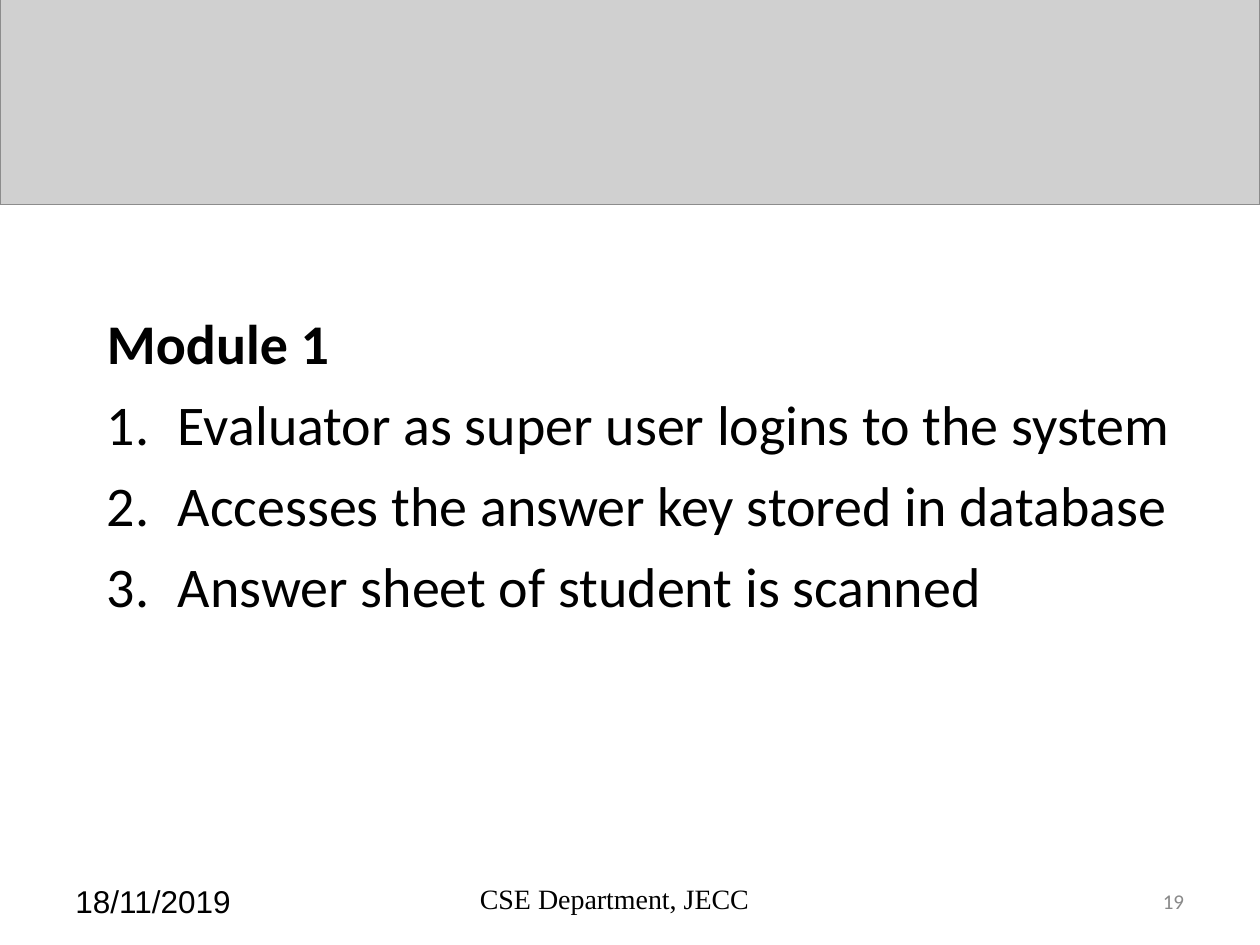
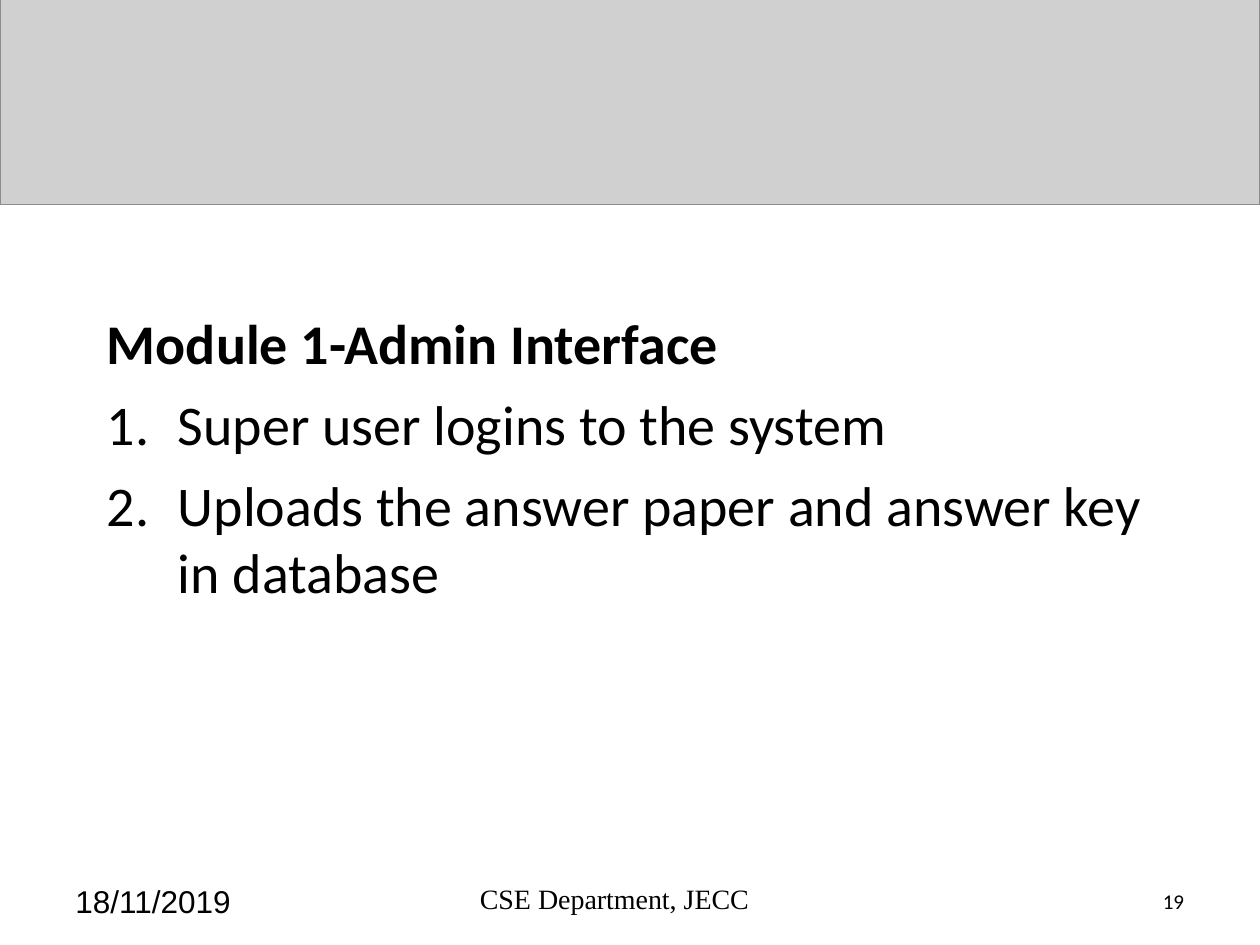
Before and after one commit to sreeragrnandan/Design-Project, a slide deck: slide 19 of DP G7 final review.pptx. Drawn at 1260x945 pixels with LibreOffice and Linux fonts; fonts in the diff are those of the drawing; grey boxes stand for pictures. Boxes give left, top, right and bottom in pixels: in the first picture for what was removed or moved away, otherwise in the second. Text is boxed around its words. In the diff, an @@ line names an element or a change of style, - is before the commit and + after.

```diff
--- a/DP G7 final review.pptx
+++ b/DP G7 final review.pptx
@@ text at [107,324,1141,594]: text changed @@
-Module 1
-1. Evaluator as super user logins to the system
-2. Accesses the answer key stored in database
-3. Answer sheet of student is scanned
+Module 1-Admin Interface
+1. Super user logins to the system
+2. Uploads the answer paper and answer key in database
@@ page number at [1163,895,1184,909]: text colour #898989 to #000000 @@
```
Also in this commit, not shown: 28 other slides changed, 43 other files.
